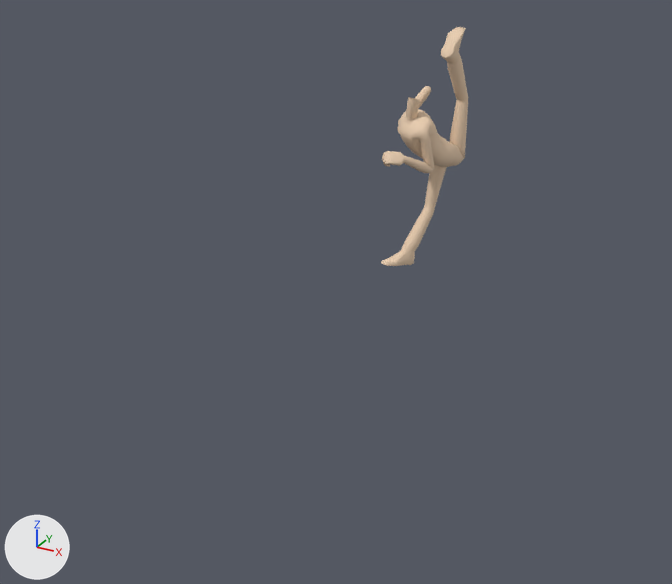
An edit to the FBX model Flip_walk.fbx, drawn before and after from the same camera.
Both versions are drawn from a 50 mm camera at (2.84, -7.0, 2.98) aimed at (-0.53, -0.86, -0.08). Lighting does not change. The marker at lower left points along +X, +Y and +Z. Where no turn or scale is listed for an object, it has been applied to the vertices.

The older version as bpy lines, for what is in view:
```python
me_mesh = bpy.data.meshes.new('Mesh')
me_mesh.from_pydata(...)  # 1722 vertices, 1736 faces; spans x -0.44..0.15, y -0.67..0.22, z 0.01..1.95
me_mesh.materials.append(mat_body_mat)  # beige #eaceb0
ob_bodyskin_geo = bpy.data.objects.new('bodySkin_Geo', me_mesh)
ob_bodyskin_geo.location = (0.0, 0.0, 0.0)
```
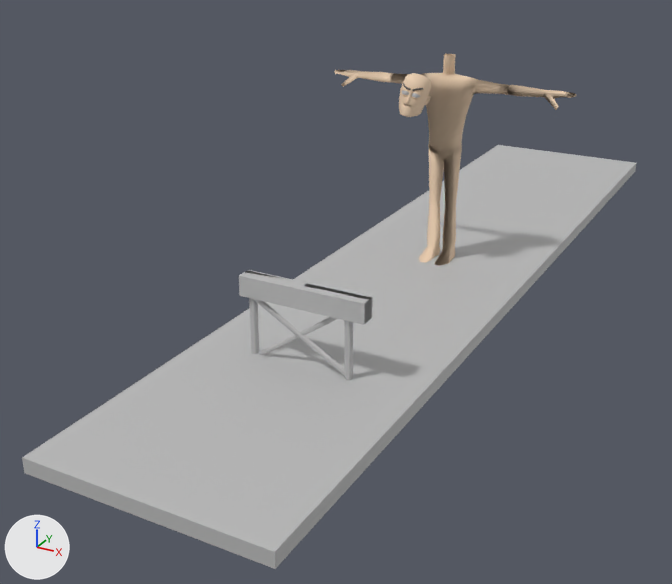
Location of each change, [x1, y1, x2, y2] in pixels of the pictures (672 x 584 px):
'pCube1', added
    after: [22, 145, 636, 569]
'bodySkin_Geo', reshaped (176% wider, 11% shorter)
    before: [381, 27, 468, 266]
    after: [334, 54, 576, 266]
'Hurdle', added
    after: [239, 275, 371, 380]
'Hurdle1', added
    after: [240, 270, 373, 379]
'head_Geo', added (beige)
    after: [399, 73, 431, 117]

Diff of the bpy script that builds the scene:
```diff
--- a/Flip_walk.fbx.py
+++ b/Flip_walk.fbx.py
@@ mat_lambert1 @@
+mat_lambert1 = principled_material('lambert1')
+mat_lambert1.base_color = (0.5, 0.5, 0.5)  # grey #bcbcbc
@@ mat_teeth_mat @@
+mat_teeth_mat = principled_material('teeth_Mat')
+mat_teeth_mat.base_color = (1.0, 1.0, 1.0)  # white #ffffff
+mat_teeth_mat.roughness = 0.749
@@ me_mesh @@
 # used by ob_bodyskin_geo; location = (0.0, 0.0, 0.0)
-me_mesh.from_pydata(...)  # 1722 vertices, 1736 faces; spans x -0.44..0.15, y -0.67..0.22, z 0.01..1.95
+me_mesh.from_pydata(...)  # 1722 vertices, 1736 faces; spans x -1.03..1.04, y -0.19..0.18, z 0.0..1.74
+# me_mesh part 1: 1722 of 1722 vertices moved; they spanned x -0.44..0.15, y -0.67..0.22, z 0.01..1.95 and now span x -1.03..1.04, y -0.19..0.18, z 0.0..1.74; mean shift (0.22, 0.25, 0.24); largest move (0.08, 0.07, 1.95) -> (0.08, -0.19, 0.0)
 me_mesh.materials.append(mat_body_mat)
@@ me_mesh_012 @@
+me_mesh_012.from_pydata(...)  # 72 vertices, 90 faces; spans x -0.466..0.466, y -0.052..0.052, z -0.318..0.318
+me_mesh_012.materials.append(mat_lambert1)  # grey #bcbcbc
@@ me_mesh_001 @@
+me_mesh_001.from_pydata(...)  # 451 vertices, 432 faces; spans x 0.181..0.431, y 0.084..0.375, z 1.642..1.952
+# faces by material slot: [328, 104]
+me_mesh_001.materials.append(mat_body_mat)  # beige #eaceb0
+me_mesh_001.materials.append(mat_teeth_mat)  # white #ffffff
@@ me_mesh_011 @@
+me_mesh_011.from_pydata(...)  # a box spanning x -0.84..0.84, y -3.91..3.91, z -0.05..0.05
+me_mesh_011.materials.append(mat_lambert1)  # grey #bcbcbc
@@ ob_hurdle @@
+ob_hurdle = bpy.data.objects.new('Hurdle', me_mesh_012)
+ob_hurdle.location = (0.0, -2.263, 0.287)
@@ ob_head_geo @@
+ob_head_geo = bpy.data.objects.new('head_Geo', me_mesh_001)
+ob_head_geo.location = (-0.439, -0.564, -0.319)
@@ ob_hurdle1 @@
+ob_hurdle1 = bpy.data.objects.new('Hurdle1', me_mesh_012.copy())
+ob_hurdle1.location = (0.0, -2.249, 0.287)
@@ ob_pcube1 @@
+ob_pcube1 = bpy.data.objects.new('pCube1', me_mesh_011)
+ob_pcube1.location = (0.0, -0.057, -0.027)
```
